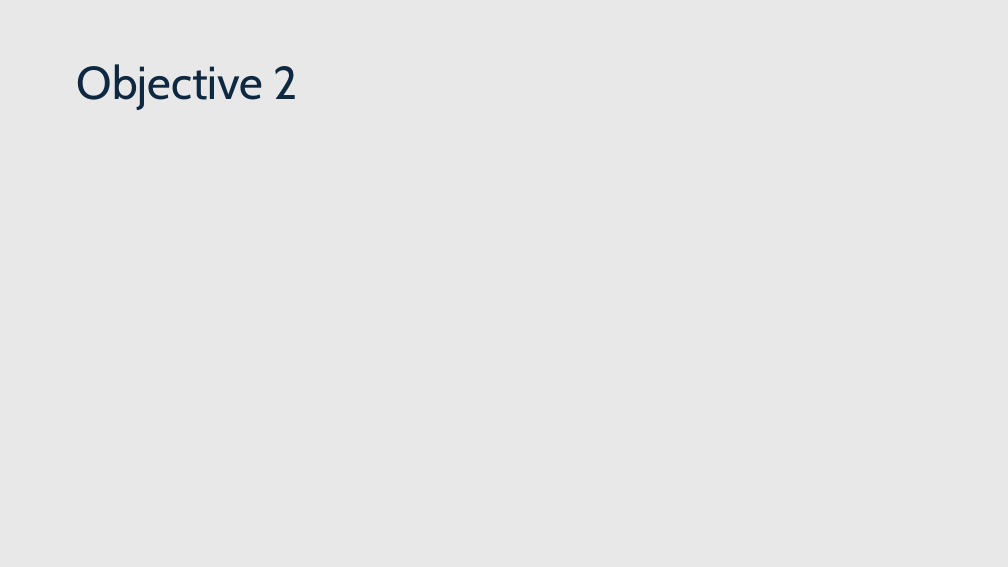
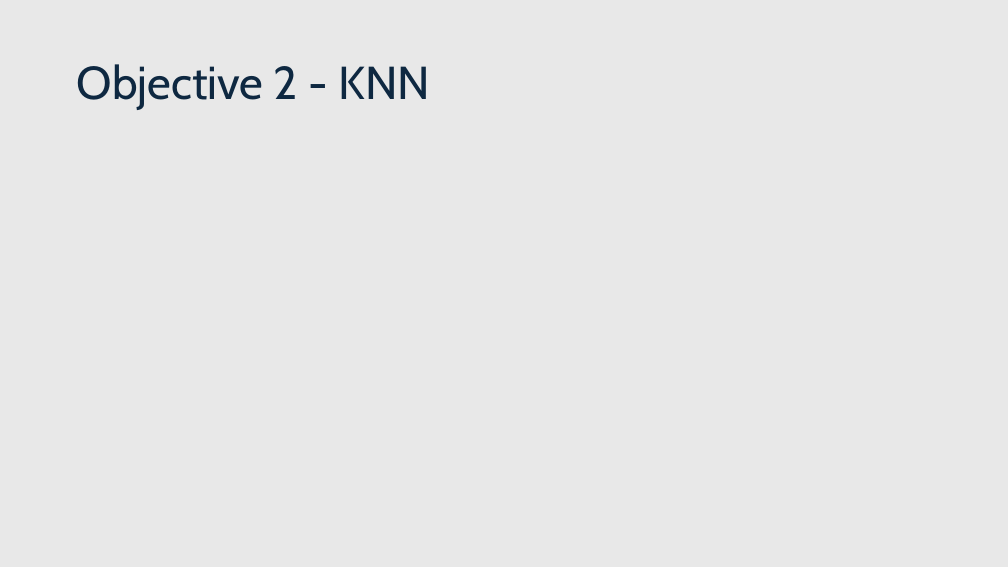
Before and after one commit to Payday4/Hospitalization_stays, a slide deck: slide 15 of medical data WIP.pptx (slide 12 before the commit). Drawn at 1008x567 pixels with LibreOffice and Linux fonts; fonts in the diff are those of the drawing. Boxes give left, top, right and bottom in pixels: in the first picture for what was removed or moved away, otherwise in the second. Text is boxed around its words. In the diff, an @@ line names an element or a change of style, - is before the commit and + after.

```diff
--- a/medical data WIP.pptx
+++ b/medical data WIP.pptx
@@ title at box(77, 64, 430, 110): text changed @@
-Objective 2
+Objective 2 - KNN
```
Also in this commit, not shown: 7 other slides changed, 7 slides added, 4 slides removed.
